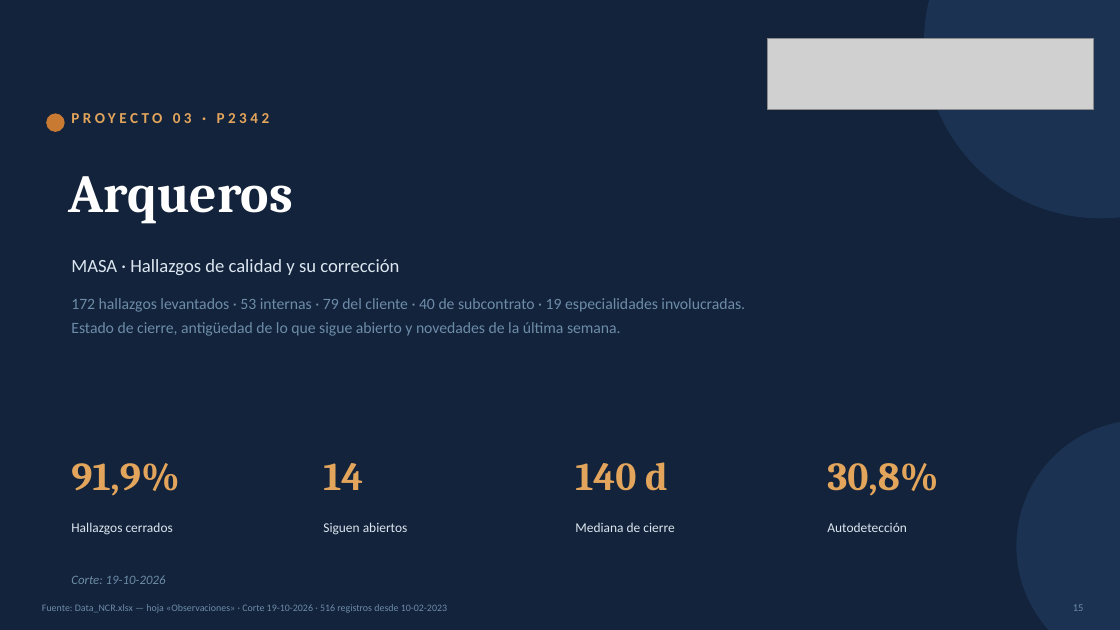
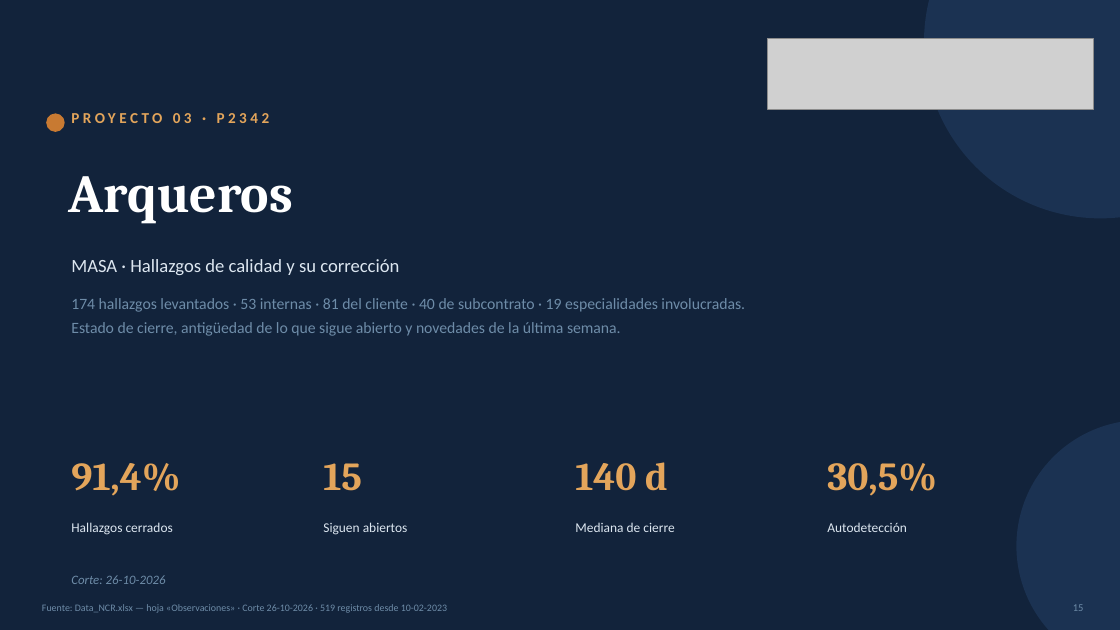
Before and after one commit to tdkvalex/Dashboard-HSEQ, a slide deck: slide 15 of modulo_nc/Panel_No_Conformidades.pptx. Drawn at 1120x630 pixels with LibreOffice and Linux fonts; fonts in the diff are those of the drawing; grey boxes stand for pictures. Boxes give left, top, right and bottom in pixels: in the first picture for what was removed or moved away, otherwise in the second. Text is boxed around its words. In the diff, an @@ line names an element or a change of style, - is before the commit and + after.

```diff
--- a/modulo_nc/Panel_No_Conformidades.pptx
+++ b/modulo_nc/Panel_No_Conformidades.pptx
@@ text at (71,298,745,312): text changed @@
-172 hallazgos levantados · 53 internas · 79 del cliente · 40 de subcontrato · 19 especialidades involucradas.
+174 hallazgos levantados · 53 internas · 81 del cliente · 40 de subcontrato · 19 especialidades involucradas.
@@ text at (71,463,180,496): text changed @@
-91,9%
+91,4%
@@ text at (323,463,362,491): text changed @@
-14
+15
@@ text at (827,463,937,496): text changed @@
-30,8%
+30,5%
@@ text at (71,575,166,584): text changed @@
-Corte: 19-10-2026
+Corte: 26-10-2026
```
Also in this commit, not shown: 16 other slides changed, 6 other files.
